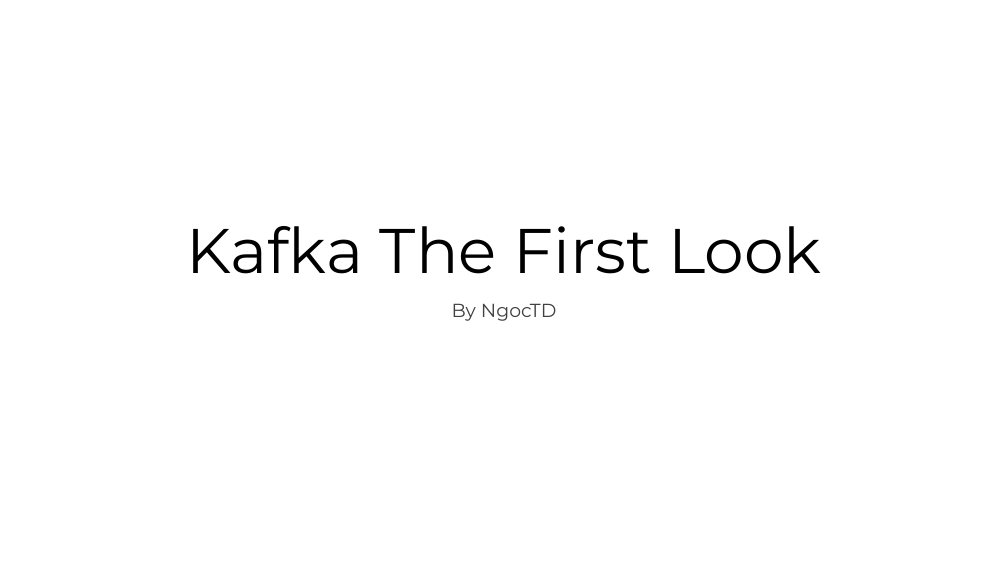
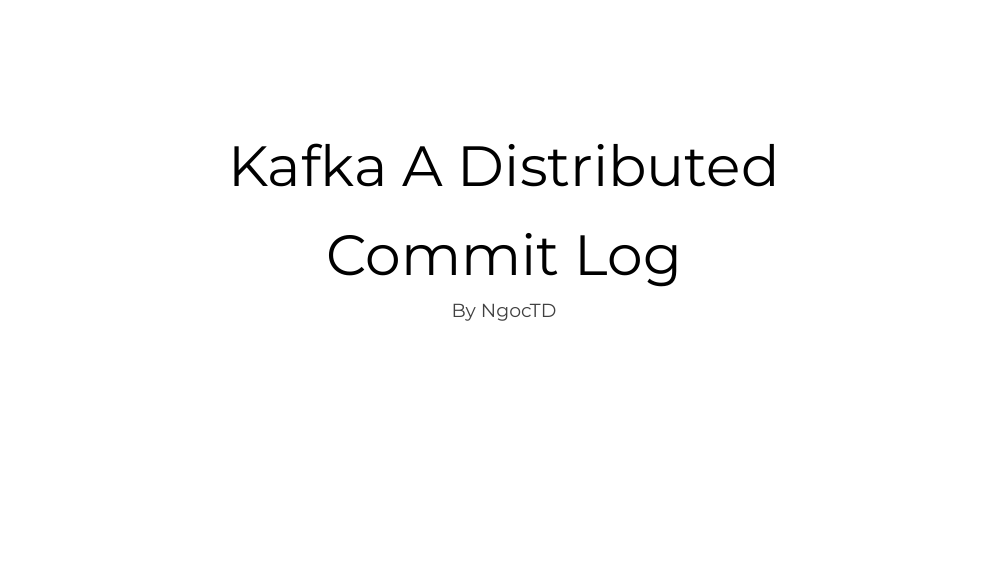
Before and after one commit to ngoctd314/tech-talk, a slide deck: slide 1 of kafka/slide.pptx. Drawn at 1008x567 pixels with LibreOffice and Linux fonts; fonts in the diff are those of the drawing. Boxes give left, top, right and bottom in pixels: in the first picture for what was removed or moved away, otherwise in the second. Text is boxed around its words. In the diff, an @@ line names an element or a change of style, - is before the commit and + after.

Commit message:
basic kafka

```diff
--- a/kafka/slide.pptx
+++ b/kafka/slide.pptx
@@ title at box(228, 143, 780, 287): text changed; size 60 to 54 pt @@
-Kafka The First Look
+Kafka A Distributed Commit Log
```
Also in this commit, not shown: 7 other slides changed, 21 slides added, 6 slides removed, 4 other files.
